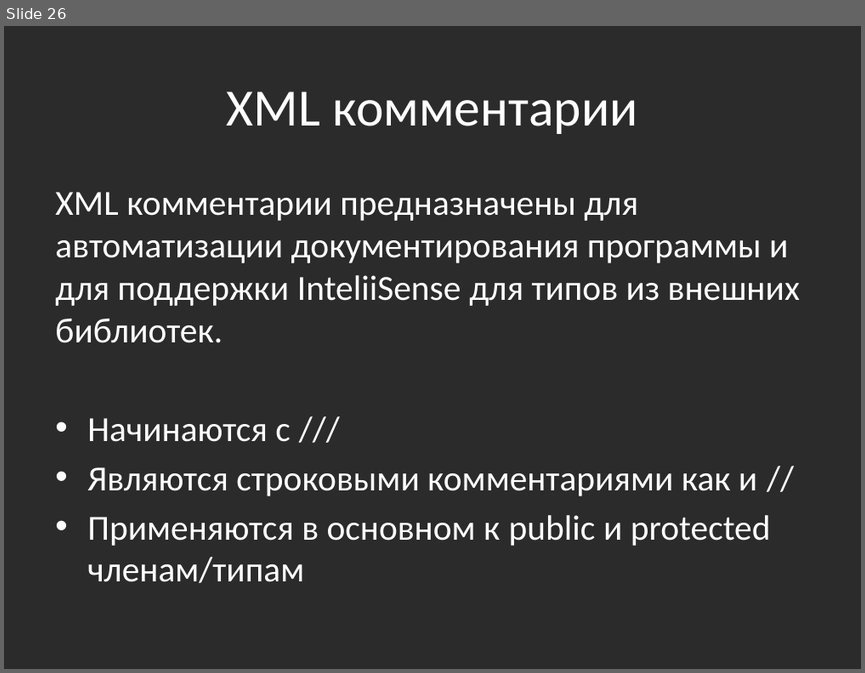
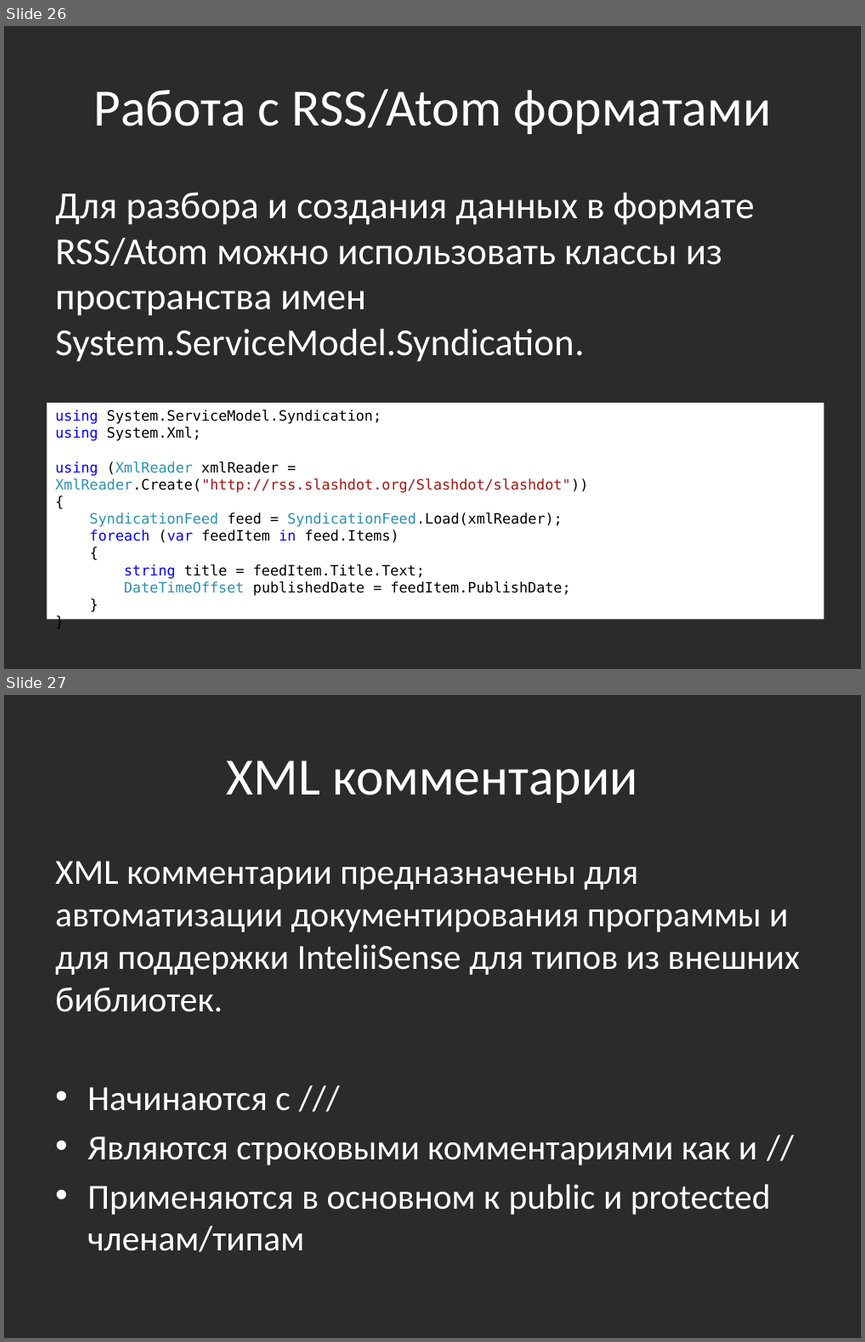
Before and after one commit to bazile/Training, a slide deck: Presentation/lesson-06-xml.pptx. Shown one above the other, each under a label of ours: slide 26 before the commit, slides 26 and 27 after it. The pictures are 865x673 and 865x1342 pixels, drawn with LibreOffice and Linux fonts; fonts in the diff are those of the drawing; background and template pictures are left out; a plain dark background stands for a picture behind light text. Boxes give left, top, right and bottom in pixels: in the first picture for what was removed or moved away, otherwise in the second. Text is boxed around its words. In the diff, an @@ line names an element or a change of style, - is before the commit and + after.

```diff
--- a/Presentation/lesson-06-xml.pptx
+++ b/Presentation/lesson-06-xml.pptx
@@ slide 26 added at (4,26,861,669), background picture (left out) @@
@@ title added at (93,89,771,134), 44 pt, text #FFFFFF @@
+Работа с RSS/Atom форматами
@@ text added at (55,192,755,362), 32 pt, text #FFFFFF @@
+Для разбора и создания данных в формате RSS/Atom можно использовать классы из пространства имен System.ServiceModel.Syndication.
@@ rectangle added at (46,403,824,618), fill #FFFFFF, 12 pt, text #000000 @@
+using System.ServiceModel.Syndication;
+using System.Xml;
+using (XmlReader xmlReader = XmlReader.Create("http://rss.slashdot.org/Slashdot/slashdot"))
+{
+SyndicationFeed feed = SyndicationFeed.Load(xmlReader);
+foreach (var feedItem in feed.Items)
+{
+string title = feedItem.Title.Text;
+DateTimeOffset publishedDate = feedItem.PublishDate;
+}
+}
@@ what was slide 26 is now slide 27 @@
```
Also in this commit, not shown: 2 slides changed.
